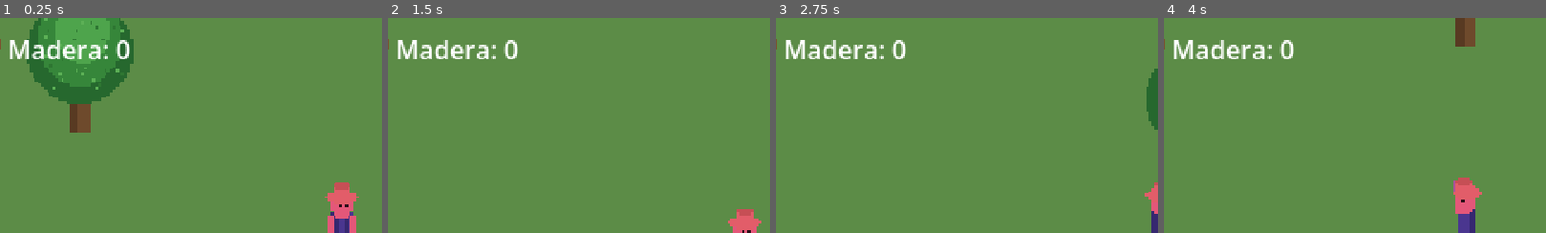
Above: before the commit, frames 1-4 (left to right).
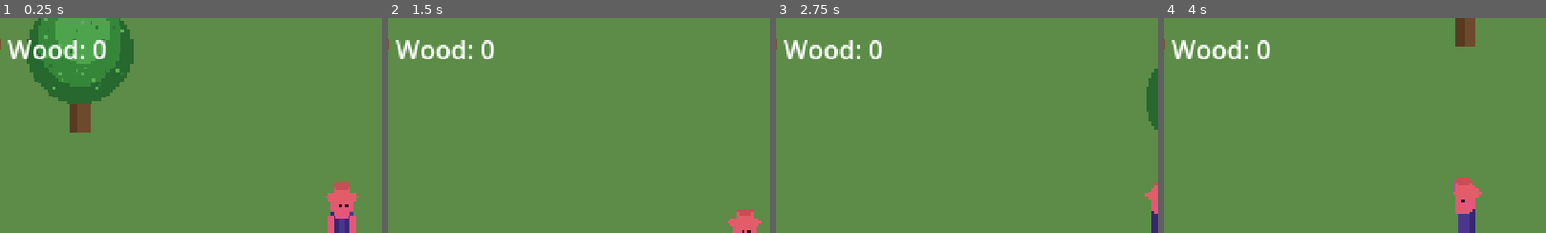
Above: after the commit, the same moments.

Repository: estebanrfp/godot-genosdb
Game: Godot game, scene res://scenes/world.tscn
Two runs of this game, one before a commit and one after it. Both use one fixed random seed, a clock stepped at 60 frames per second and the inputs below.
Inputs:
- Up to frame 1 (0.25 s): no input
- Up to frame 2 (1.5 s): tap Enter at 0.5 s; hold D (move_right) 0.53-1.28 s; tap Space (chop) at 0.77 s; hold S (move_down) from 1.28 s (still down)
- Up to frame 3 (2.75 s): tap Space (chop) at 1.52 s; release S (move_down) at 2.03 s; hold D (move_right) from 2.03 s (still down)
- Up to frame 4 (4 s): release D (move_right) at 2.78 s; hold W (move_up) 2.78-3.53 s; tap Space (chop) at 3.02, 3.77 s; hold A (move_left) from 3.53 s (still down)
The pictures show only the part of the screen within x 5-55%, y 0-50%; the shares and areas given below are measured in that part.

The runs differ from the first frame. In frame 1, 1.6% of the frame differs, in the area x 2-34%, y 10-20%; in frame 2, 1.6%; in frame 3, 1.6%; in frame 4, 1.6%.

Commit message:
Localize the game fully to English (Wood, window title, room id)
Co-Authored-By: Claude Opus 4.8 (1M context) <noreply@anthropic.com>

Diff:
--- a/project.godot
+++ b/project.godot
@@ -10,7 +10,7 @@
 
 [application]
 
-config/name="Granja P2P"
+config/name="GenosDB Farm"
 run/main_scene="res://scenes/world.tscn"
 config/features=PackedStringArray("4.6", "GL Compatibility")
 config/icon="res://icon.svg"
--- a/scenes/world.tscn
+++ b/scenes/world.tscn
@@ -79,4 +79,4 @@
 offset_right = 31.0
 offset_bottom = 31.0
 theme_override_font_sizes/font_size = 16
-text = "Madera: 0"
+text = "Wood: 0"
--- a/scripts/hud.gd
+++ b/scripts/hud.gd
@@ -10,4 +10,4 @@
 		players[0].wood_changed.connect(_on_wood_changed)
 
 func _on_wood_changed(amount: int) -> void:
-	label.text = "Madera: %d" % amount
+	label.text = "Wood: %d" % amount
--- a/scripts/world.gd
+++ b/scripts/world.gd
@@ -4,7 +4,7 @@
 ##   positions -> Net.send (ephemeral channel)   trees -> Net.put / Net.map (graph)
 
 const REMOTE_PLAYER := preload("res://scenes/remote_player.tscn")
-const ROOM_ID := "granja-genosdb-demo"
+const ROOM_ID := "genosdb-farm-demo"
 const SEND_INTERVAL := 0.06   ## ~16 Hz position broadcast
 const STALE_MS := 8000        ## drop a remote with no updates for this long (ghost cleanup)
 
Not shown, changed: docs/index.html
Not shown, changed: docs/index.pck
